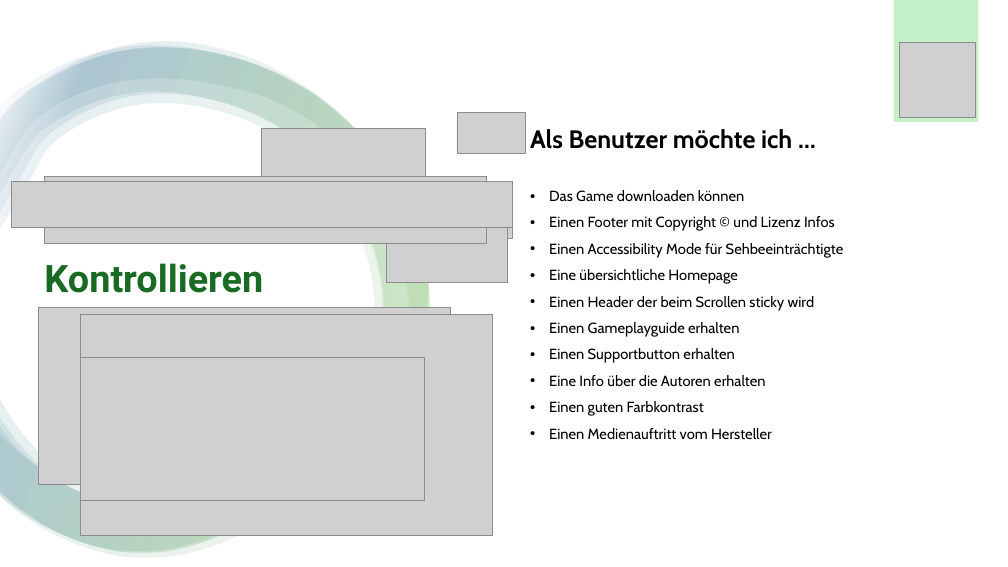
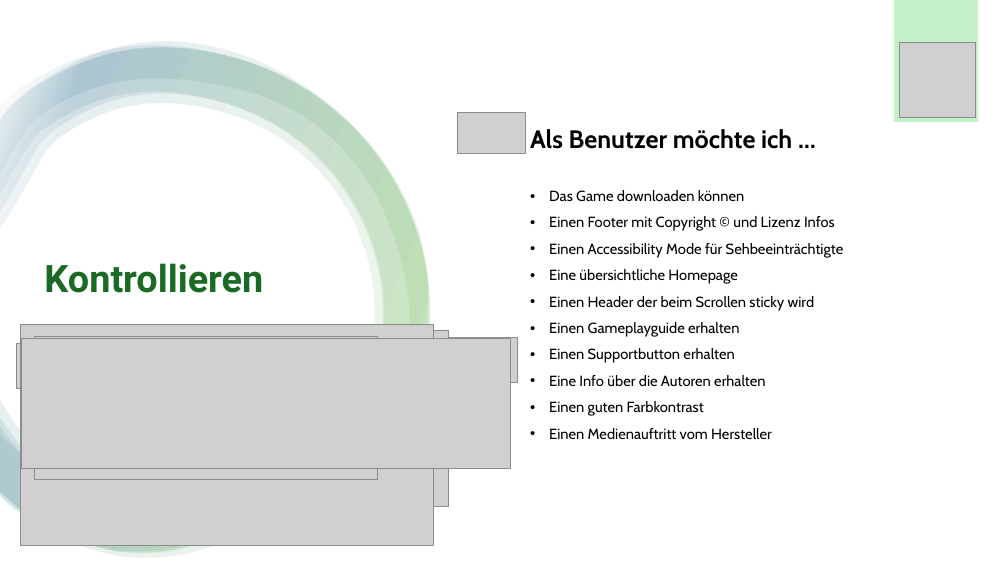
Before and after one commit to Emele-bzra/project-modul431, a slide deck: slide 23 of Material/präsentation_slarachare_games.pptx. Drawn at 1008x567 pixels with LibreOffice and Linux fonts; fonts in the diff are those of the drawing; grey boxes stand for pictures. Boxes give left, top, right and bottom in pixels: in the first picture for what was removed or moved away, otherwise in the second. Text is boxed around its words. In the diff, an @@ line names an element or a change of style, - is before the commit and + after.

Commit message:
Jo moin moin

```diff
--- a/Material/präsentation_slarachare_games.pptx
+++ b/Material/präsentation_slarachare_games.pptx
@@ picture removed at (261, 129, 425, 214) @@
@@ picture removed at (45, 176, 487, 243) @@
@@ picture removed at (386, 200, 508, 283) @@
@@ picture: place and size @@
-picture at (80, 315, 492, 535)
+picture at (21, 324, 433, 545)
@@ picture: place and size @@
-picture at (53, 193, 513, 238)
+picture at (17, 343, 476, 389)
@@ picture added at (21, 339, 511, 469) @@
@@ picture: place and size @@
-picture at (11, 181, 512, 228)
+picture at (26, 337, 517, 383)
@@ picture: place and size @@
-picture at (80, 358, 424, 501)
+picture at (34, 337, 378, 479)
@@ picture: place and size @@
-picture at (38, 307, 450, 484)
+picture at (36, 330, 448, 507)
```
